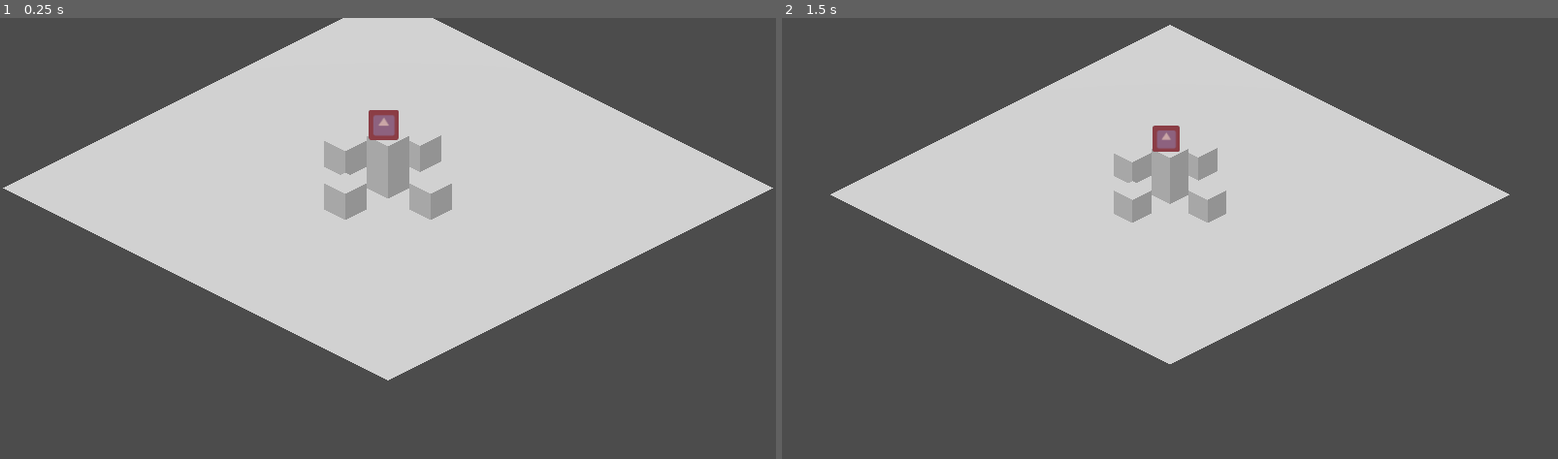
Above: before the commit, frames 1-2 (left to right).
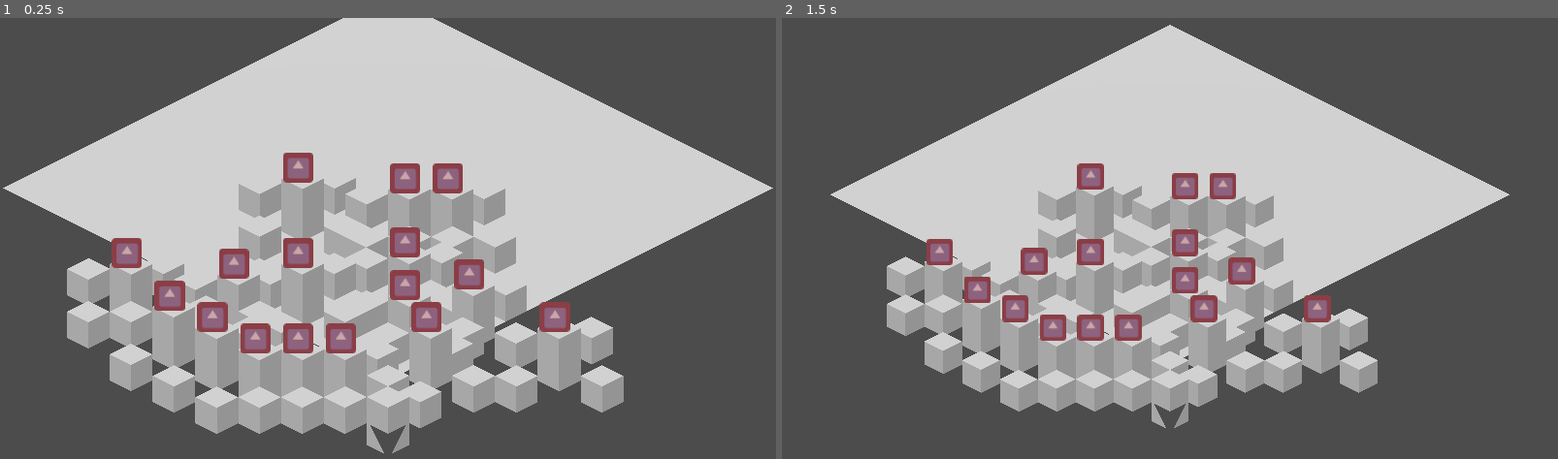
Above: after the commit, the same moments.

Repository: lsroa/growth-jam
Game: Godot game, scene res://Scenes/Main.tscn
The game is run twice, just before and just after one commit, with the same random seed, the same clock (stepped at 60 frames per second) and the same inputs. The engine's default icon, where the game draws it, is replaced by a stand-in: a white triangle on a blue panel in a dark square.
Inputs (mouse positions are in pixels of both pictures, inside the frame that each line leads up to):
- Up to frame 1 (0.25 s): no input
- Up to frame 2 (1.5 s): tap Enter at 0.5 s; move the mouse to (1340, 220) at 0.52 s; tap Mouse wheel up (zoom_in) at 0.6 s; click (1340, 220) at 0.67 s; tap Space at 1.25 s; move the mouse to (1014, 269) at 1.27 s; tap Mouse wheel down (zoom_out) at 1.35 s; click (1014, 269) at 1.42 s

The runs differ from the first frame. In frame 1, 25% of the frame differs, in the area x 8-81%, y 20-99%; in frame 2, 20%.

Commit message:
feat: done refactor adjacent coordinates function

Diff:
--- a/Scenes/Main.tscn
+++ b/Scenes/Main.tscn
@@ -11,7 +11,6 @@
 
 [node name="Resource" type="Spatial"]
 script = ExtResource( 2 )
-number_of_instances = 1
 
 [node name="Camera" type="Camera" parent="."]
 transform = Transform( 0.707107, -0.353553, 0.612372, 0, 0.866025, 0.5, -0.707107, -0.353553, 0.612372, 10, 6, 10 )
--- a/src/Scripts/Main.gd
+++ b/src/Scripts/Main.gd
@@ -14,33 +14,33 @@
 func generate_sequence(type):
 	for i in range(number_of_instances):
 		var resource = preload("res://Scenes/Resource.tscn").instance()
-		var initial_position = Vector3(0, 0, 0)
+		var initial_position = Vector3(randi() % 15, 0.0, randi() % 15)
 		resource.init(i,initial_position,type)
 		resource.connect("click",self,"_on_gui_Click")
 		add_child(resource)
 		resources[type].append(i)
-		for j in range(number_of_instances_adjacent_building):
-			var initial_adjacent_position = adjacent_coordinates(initial_position, j)
+		for building in range(number_of_instances_adjacent_building):
+			var adjacent_position = adjacent_coordinates(initial_position, building)
 			var adjacent_building = preload("res://Scenes/AdjacentBuilding.tscn").instance()
-			adjacent_building.init(i,initial_adjacent_position,type)
+			adjacent_building.init(i,adjacent_position,type)
 			adjacent_building.connect("click",self,"_on_gui_Click")
 			add_child(adjacent_building)
 
-func adjacent_coordinates(initial_position, j):
+func adjacent_coordinates(initial_position, building):
 	var initial_adjacent_position = Vector3(0,0,0)
-	if (j == 0):
+	if (building == 0):
 		initial_adjacent_position = Vector3(
 			initial_position.x + 2,
 			initial_position.y,
 			initial_position.z
 		)
-	elif(j == 1):
+	elif(building == 1):
 		initial_adjacent_position = Vector3(
 			initial_position.x - 2,
 			initial_position.y,
 			initial_position.z
 		)
-	elif(j == 2):
+	elif(building == 2):
 		initial_adjacent_position = Vector3(
 			initial_position.x - 0.5,
 			initial_position.y,
